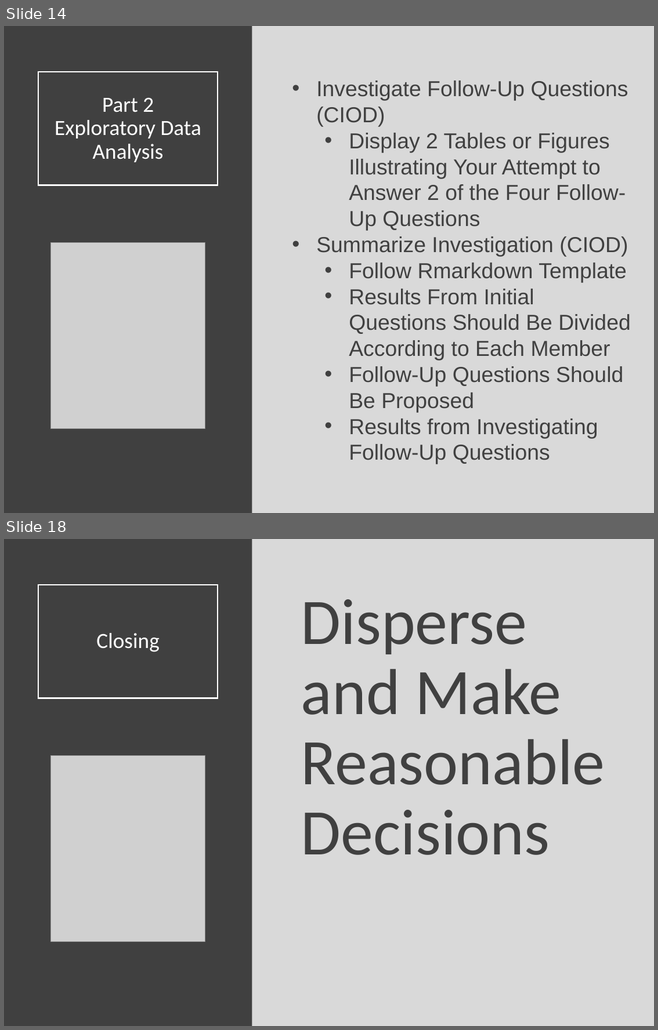
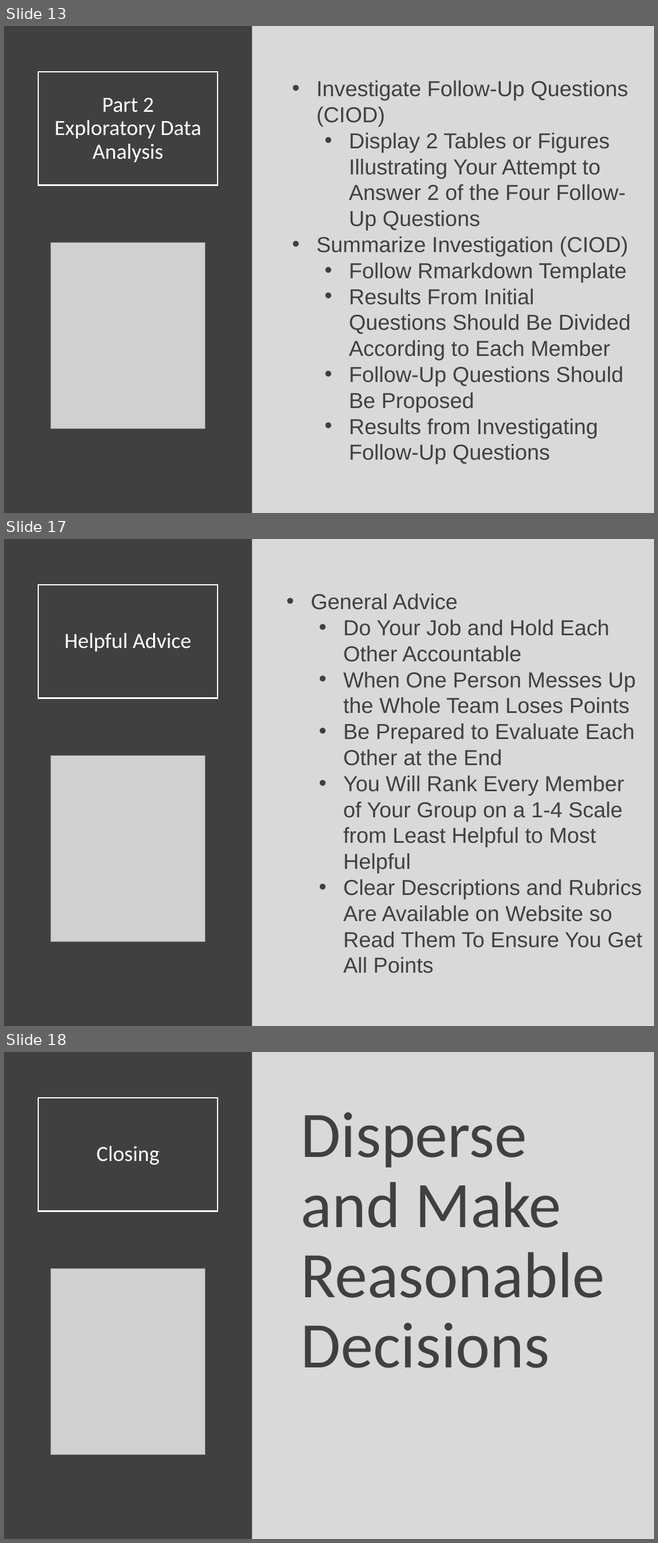
Before and after one commit to Yixf-Self/STOR320_WEBSITE, a slide deck: Lecture/Lecture 10/Lecture 10.pptx. Shown one above the other, each under a label of ours: slides 14 and 18 before the commit, slides 13, 17 and 18 after it; the slides between them are not shown. The pictures are 658x1030 and 658x1543 pixels, drawn with LibreOffice and Linux fonts; fonts in the diff are those of the drawing; grey boxes stand for pictures. Boxes give left, top, right and bottom in pixels: in the first picture for what was removed or moved away, otherwise in the second. Text is boxed around its words. In the diff, an @@ line names an element or a change of style, - is before the commit and + after.

```diff
--- a/Lecture/Lecture 10/Lecture 10.pptx
+++ b/Lecture/Lecture 10/Lecture 10.pptx
@@ slide 17 added at box(4, 539, 654, 1026), background #D9D9D9 @@
@@ rectangle added at box(4, 539, 252, 1026), fill #404040 @@
@@ title added at box(38, 584, 217, 698), outline #FFFFFF 1.5 pt, 24 pt, text #FFFFFF @@
+Helpful Advice
@@ text added at box(311, 594, 642, 973), 24 pt, text #404040 @@
+• General Advice
+  • Do Your Job and Hold Each Other Accountable
+  • When One Person Messes Up the Whole Team Loses Points
+  • Be Prepared to Evaluate Each Other at the End
+  • You Will Rank Every Member of Your Group on a 1-4 Scale from Least Helpful to Most Helpful
+  • Clear Descriptions and Rubrics Are Available on Website so Read Them To Ensure You Get All Points
@@ picture added at box(51, 755, 205, 942) @@
@@ what was slide 14 is now slide 13 @@
```
Also in this commit, not shown: 7 slides changed, 1 other slide added, 2 slides removed, 9 other files.
